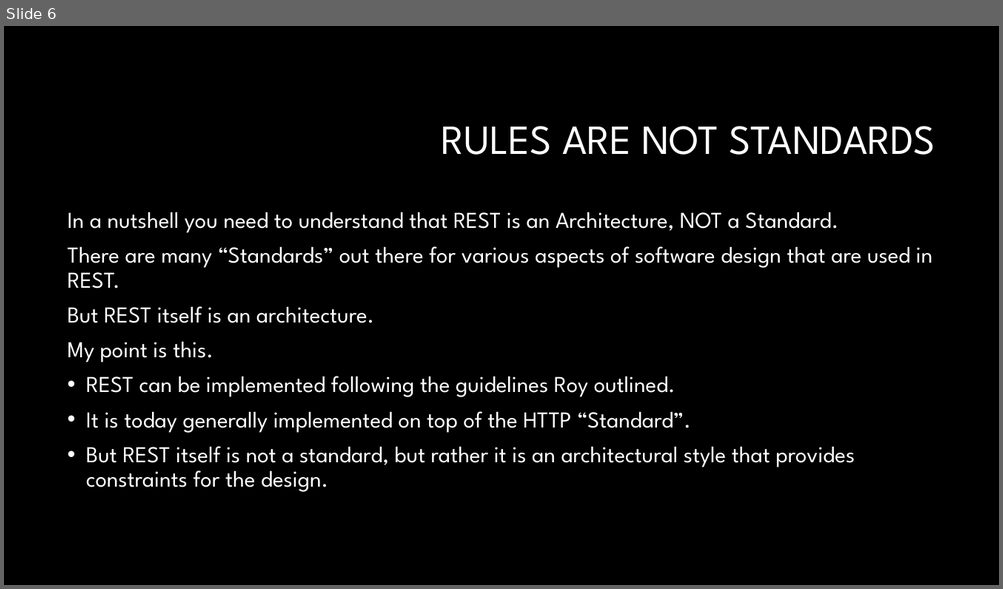
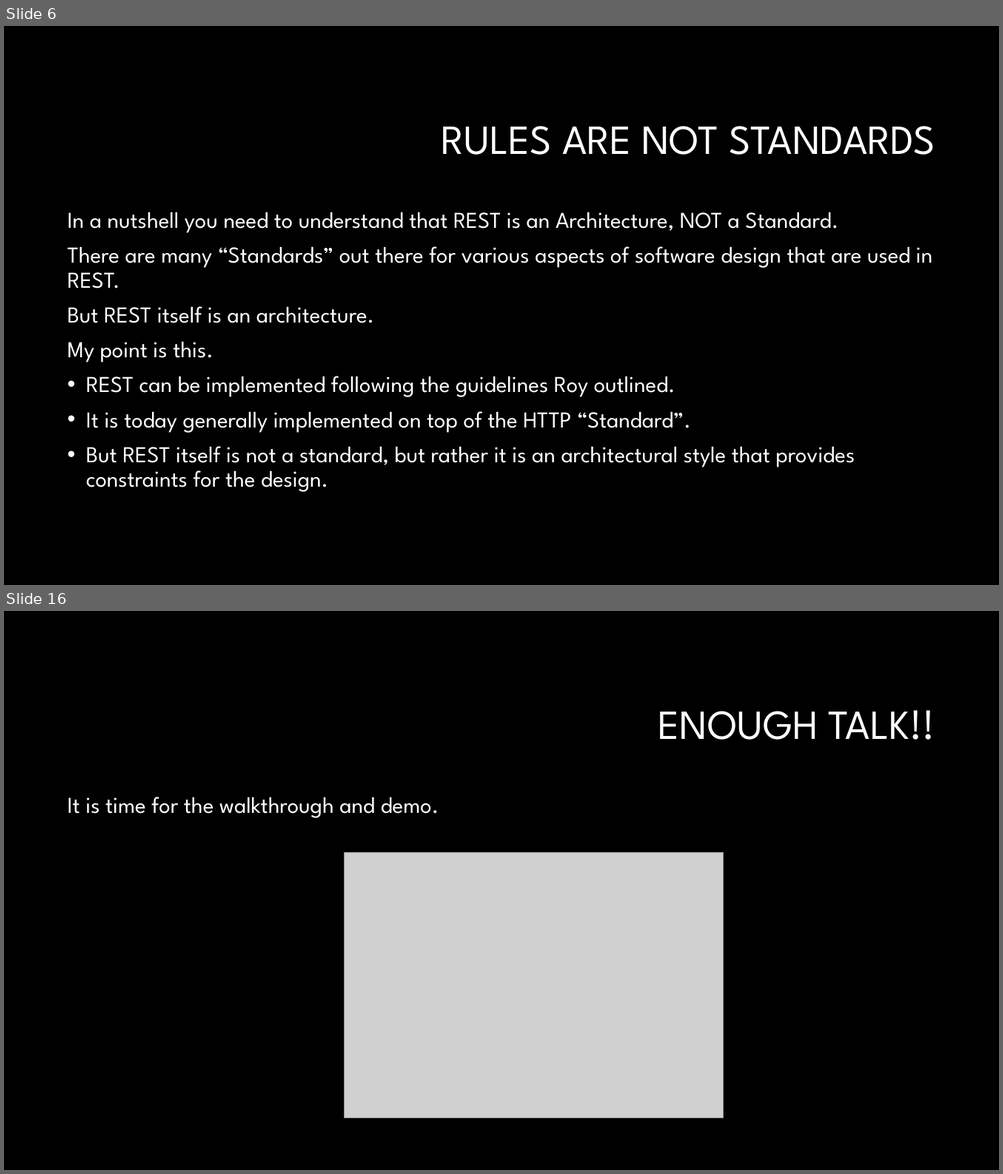
Before and after one commit to RonGarlit/RESTfulApiDemo, a slide deck: RESTful API the HATEOAS Way.pptx. Shown one above the other, each under a label of ours: slide 6 before the commit, slides 6 and 16 after it; the slides between them are not shown. The pictures are 1003x589 and 1003x1174 pixels, drawn with LibreOffice and Linux fonts; fonts in the diff are those of the drawing; grey boxes stand for pictures; background and template pictures are left out. Boxes give left, top, right and bottom in pixels: in the first picture for what was removed or moved away, otherwise in the second. Text is boxed around its words. In the diff, an @@ line names an element or a change of style, - is before the commit and + after.

```diff
--- a/RESTful API the HATEOAS Way.pptx
+++ b/RESTful API the HATEOAS Way.pptx
@@ slide 16 added at (4,611,999,1170), background #000000 @@
@@ title added at (657,710,936,740), 40 pt, text #FFFFFF @@
+ENOUGH TALK!!
@@ text added at (68,797,439,818), 22 pt, text #FFFFFF @@
+It is time for the walkthrough and demo.
@@ picture added at (344,853,723,1119) @@
```
Also in this commit, not shown: 1 slide changed, 9 other slides added.
